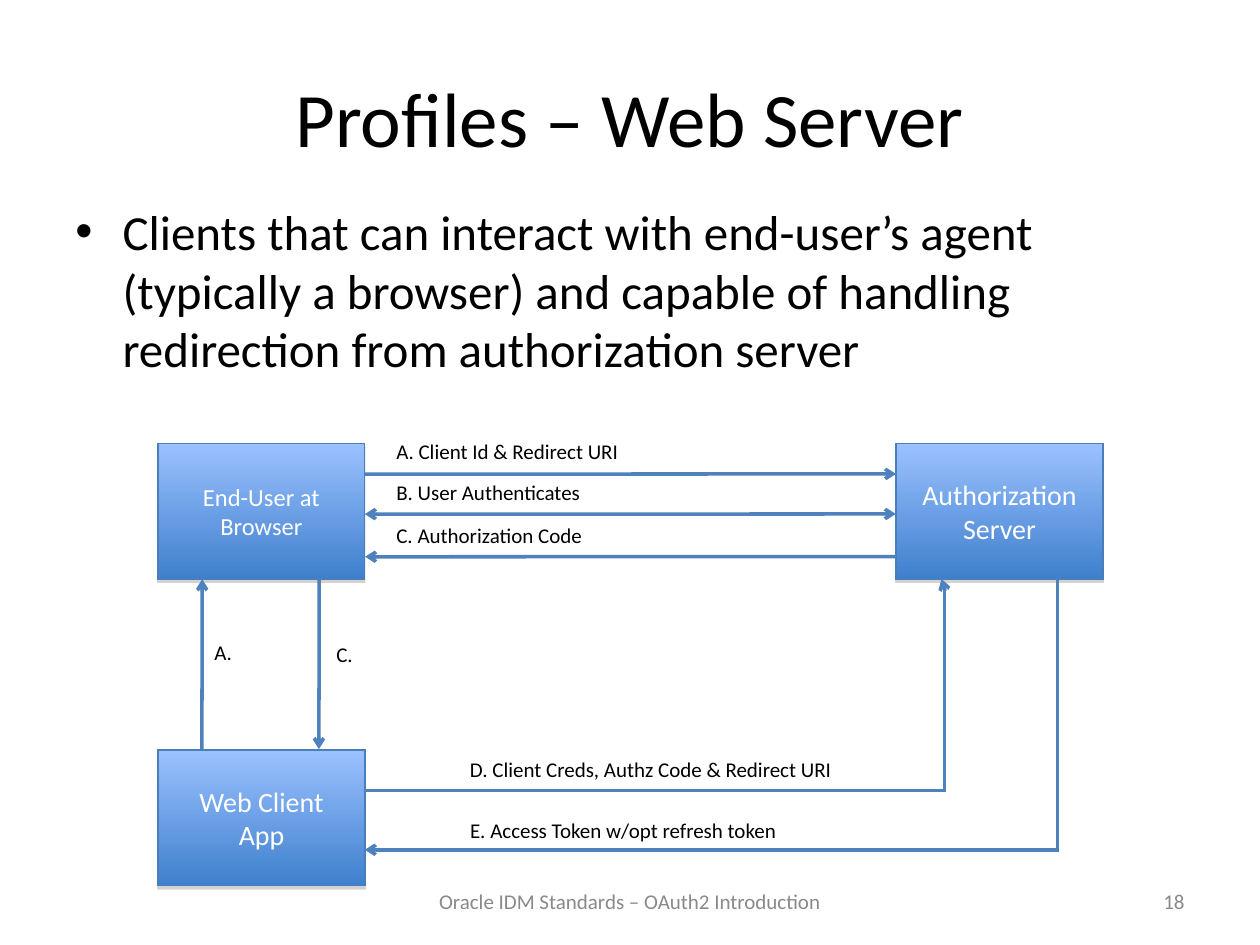
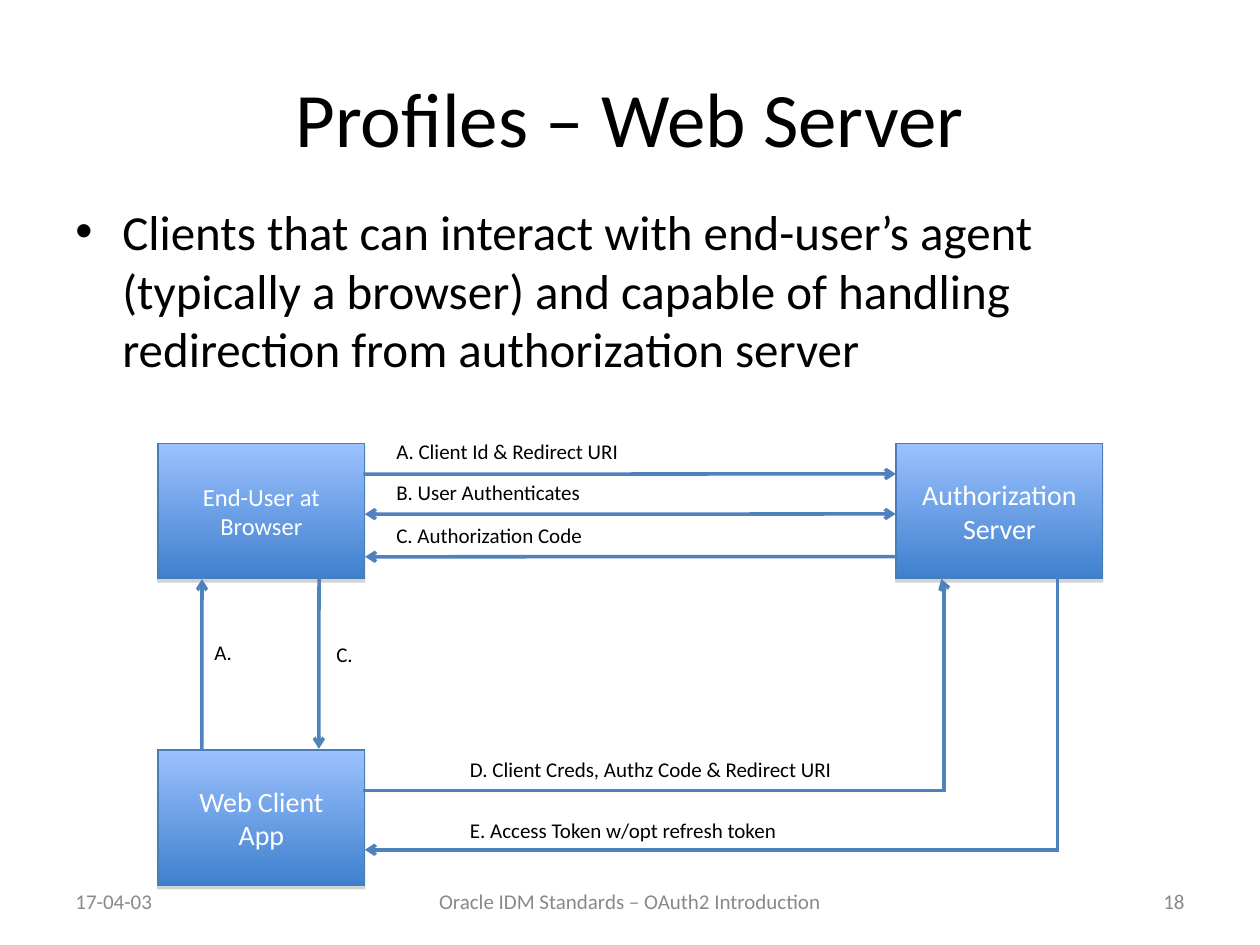
Before and after one commit to sftcd/cs7053, a slide deck: slide 18 of 2016lectures/09-oauth.ppt. Drawn at 1260x945 pixels with LibreOffice and Linux fonts; fonts in the diff are those of the drawing. Boxes give left, top, right and bottom in pixels: in the first picture for what was removed or moved away, otherwise in the second. Text is boxed around its words. In the diff, an @@ line names an element or a change of style, - is before the commit and + after.

```diff
--- a/2016lectures/09-oauth.ppt
+++ b/2016lectures/09-oauth.ppt
@@ text "Clients that can interact with ..." at (122, 215, 1032, 368): indent changed @@
@@ text added at (75, 895, 152, 909), 12 pt, text #898989 @@
+17-04-03
```
Also in this commit, not shown: 24 other slides changed, 1 other file.
